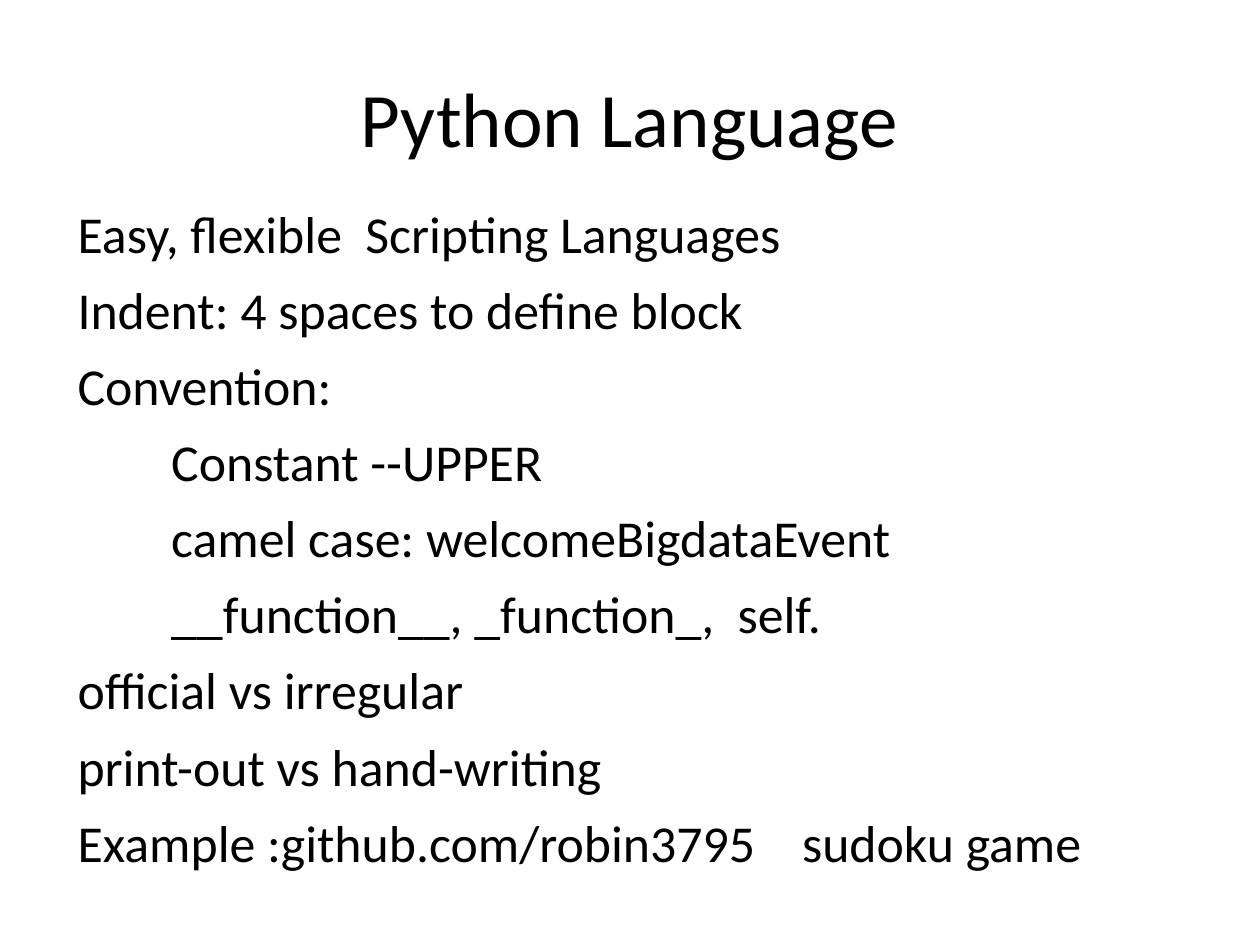
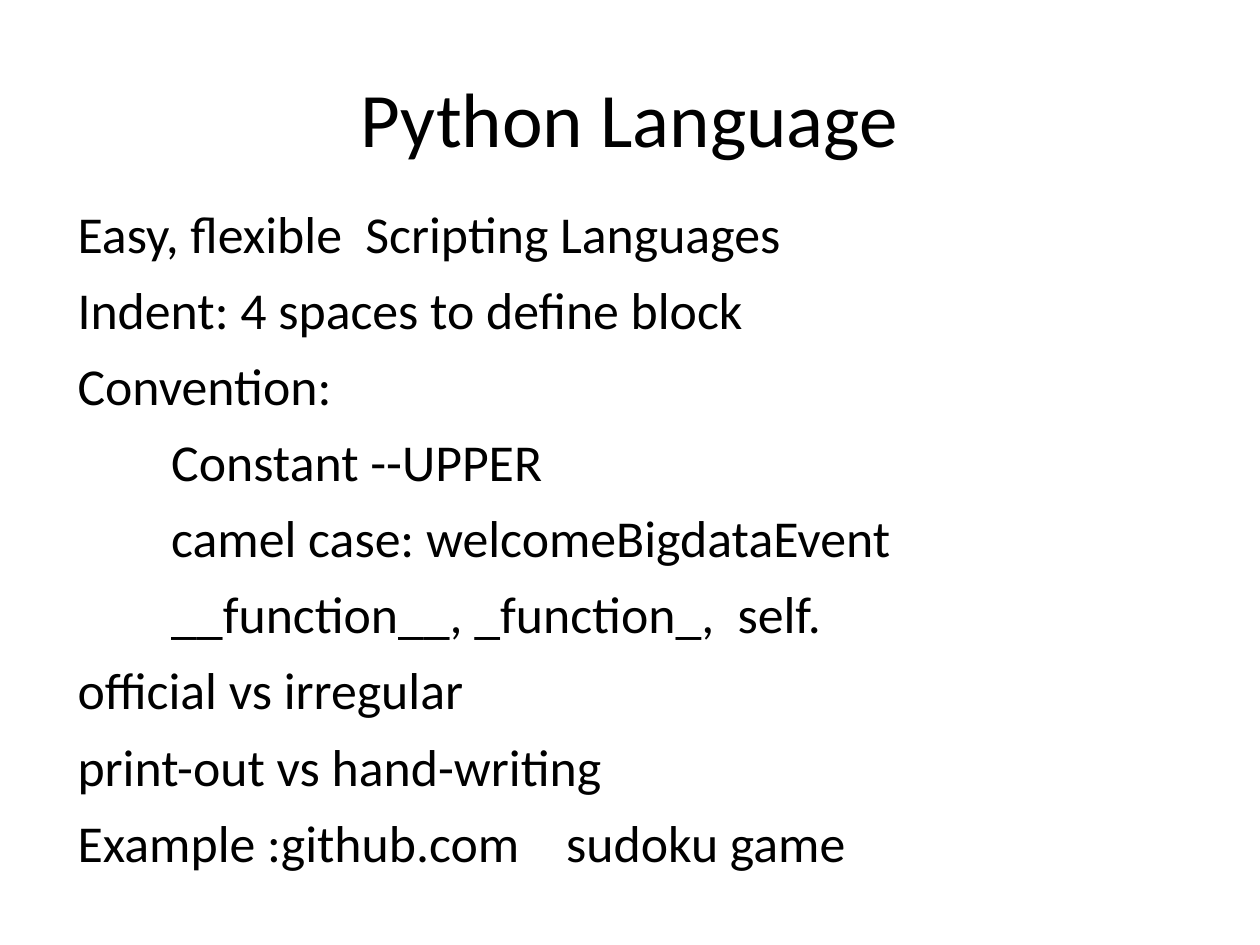
Before and after one commit to robin3795/Data, a slide deck: slide 12 of BigDataETL.ppt. Drawn at 1260x945 pixels with LibreOffice and Linux fonts; fonts in the diff are those of the drawing. Boxes give left, top, right and bottom in pixels: in the first picture for what was removed or moved away, otherwise in the second. Text is boxed around its words. In the diff, an @@ line names an element or a change of style, - is before the commit and + after.

```diff
--- a/BigDataETL.ppt
+++ b/BigDataETL.ppt
@@ text at box(78, 826, 845, 871): text changed @@
-Example :github.com/robin3795 sudoku game
+Example :github.com sudoku game
```
Also in this commit, not shown: 3 other slides changed, 6 other files.
